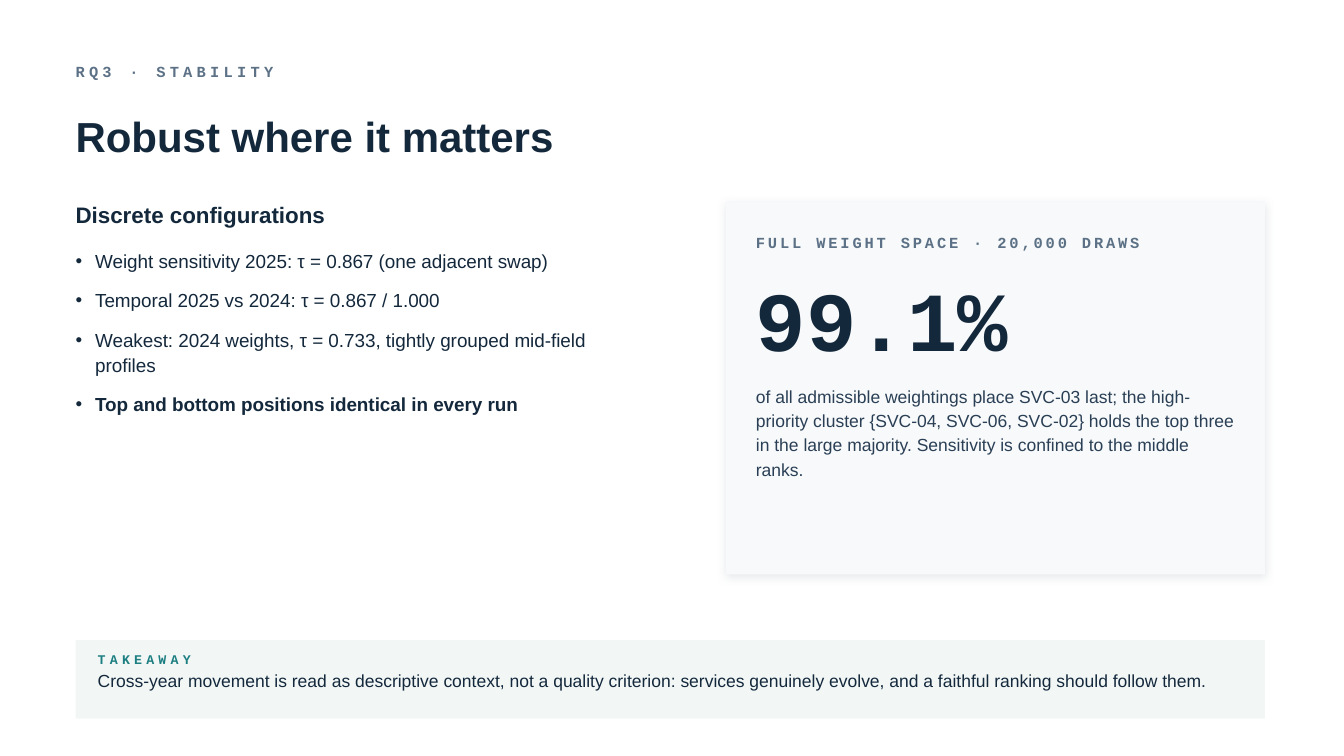
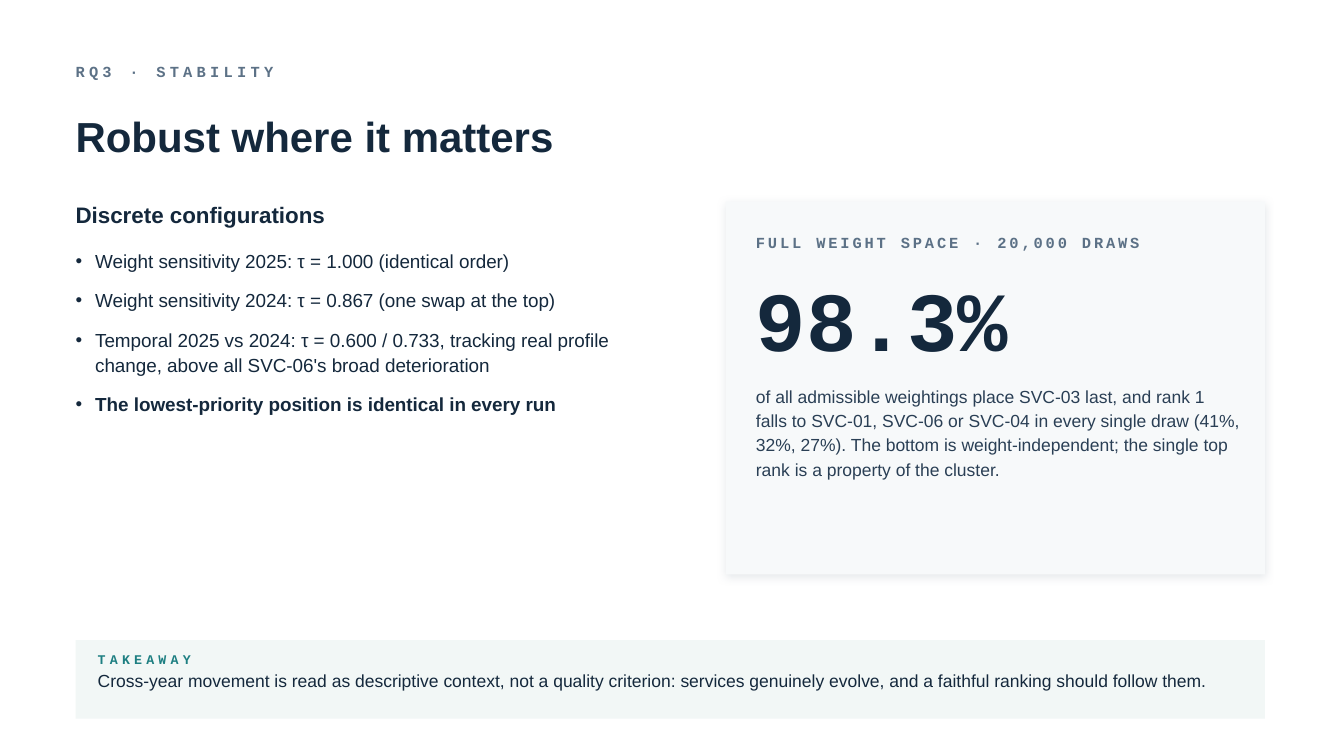
Before and after one commit to TobiZeier/MScProject, a slide deck: slide 9 of presentation/defense.pptx. Drawn at 1344x756 pixels with LibreOffice and Linux fonts; fonts in the diff are those of the drawing. Boxes give left, top, right and bottom in pixels: in the first picture for what was removed or moved away, otherwise in the second. Text is boxed around its words. In the diff, an @@ line names an element or a change of style, - is before the commit and + after.

```diff
--- a/presentation/defense.pptx
+++ b/presentation/defense.pptx
@@ text at [95, 254, 609, 415]: text changed @@
-• Weight sensitivity 2025: τ = 0.867 (one adjacent swap)
-• Temporal 2025 vs 2024: τ = 0.867 / 1.000
-• Weakest: 2024 weights, τ = 0.733, tightly grouped mid-field profiles
-• Top and bottom positions identical in every run
+• Weight sensitivity 2025: τ = 1.000 (identical order)
+• Weight sensitivity 2024: τ = 0.867 (one swap at the top)
+• Temporal 2025 vs 2024: τ = 0.600 / 0.733, tracking real profile change, above all SVC-06's broad deterioration
+• The lowest-priority position is identical in every run
@@ text at [756, 295, 1008, 352]: text changed @@
-99.1%
+98.3%
@@ text at [756, 390, 1240, 480]: text changed @@
-of all admissible weightings place SVC-03 last; the high-priority cluster {SVC-04, SVC-06, SVC-02} holds the top three in the large majority. Sensitivity is confined to the middle ranks.
+of all admissible weightings place SVC-03 last, and rank 1 falls to SVC-01, SVC-06 or SVC-04 in every single draw (41%, 32%, 27%). The bottom is weight-independent; the single top rank is a property of the cluster.
```
Also in this commit, not shown: 10 other slides changed, 24 other files.
